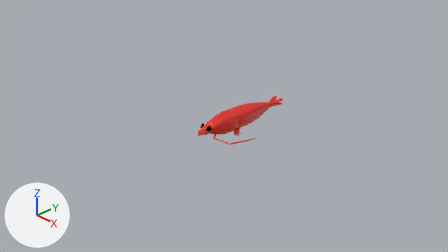
Two versions of the Blender file assets/shrimp.blend, one commit apart.
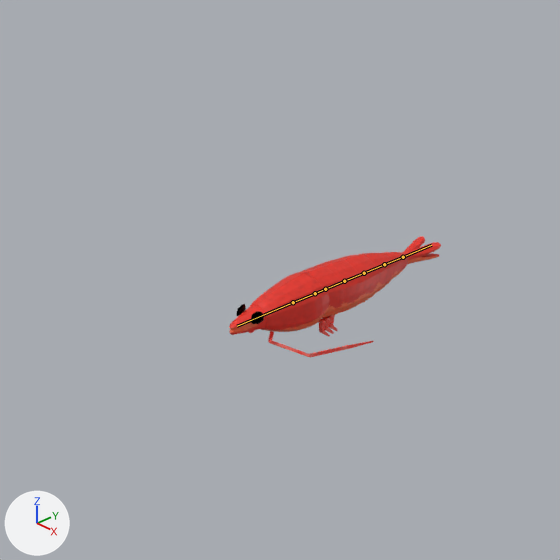
Each version appears first from the file's camera 'Camera', and next in a close-up on the part from 23% to 74% of the width and 0% to 90% of the height. Arrows for +X, +Y and +Z are at lower left; the lights stay in place. The first two pictures are the older version. The bones that bend it are drawn over the model as lines in the close-ups.

The first close-up shows 'Cube', 'eyes', 'legs', 'whisker'.
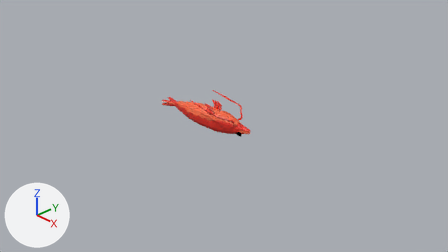
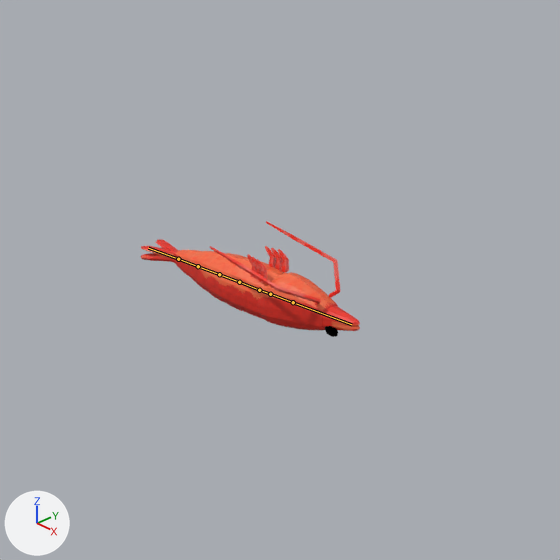
The newer file adds an action. The first version stands in its rest pose; the second is drawn at frame 45 of the action 'Trick3'.

What changed in the scene script:
```text
Change bone_bone:
    where bone_bone = bpy.data.objects['Armature'].pose.bones['Bone']
    bone_bone.rotation_quaternion: (1.0, 0.0, 0.0, 0.0) -> (0.0, 0.743, -0.669, 0.0)  # degrees (0, 0, 0) -> degrees (-180, 0, -84)
Change bone_bone_007:
    where bone_bone_007 = bpy.data.objects['Armature'].pose.bones['Bone.007']
    bone_bone_007.rotation_quaternion: (1.0, 0.0, 0.0, 0.0) -> (0.0, -0.743, 0.669, 0.0)  # degrees (0, 0, 0) -> degrees (-180, 0, -84)
```

Changed parts and their boxes [x1, y1, x2, y2] in the close-ups (560 x 560 px):
'Cube', posed (7% shorter)
    before: [229, 236, 441, 335]
    after: [141, 239, 360, 331]
'whisker', posed
    before: [249, 330, 374, 357]
    after: [210, 221, 340, 305]
'legs', posed
    before: [318, 315, 338, 337]
    after: [247, 246, 289, 283]
'eyes', posed
    before: [236, 304, 264, 324]
    after: [325, 326, 338, 337]
bone 'Bone', root to tip
    before: (293, 302) to (315, 293)
    after: (293, 302) to (270, 294)
bone 'Bone.007', root to tip
    before: (293, 302) to (237, 326)
    after: (293, 302) to (351, 324)
